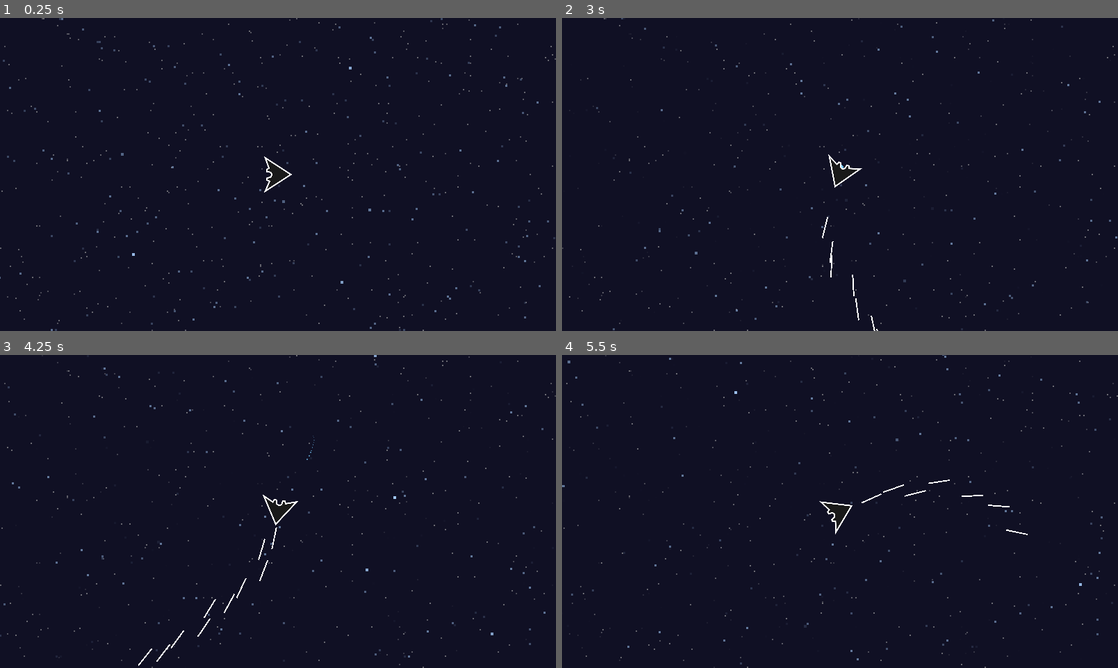
Above: before the commit, frames 1-4 (two rows, left to right).
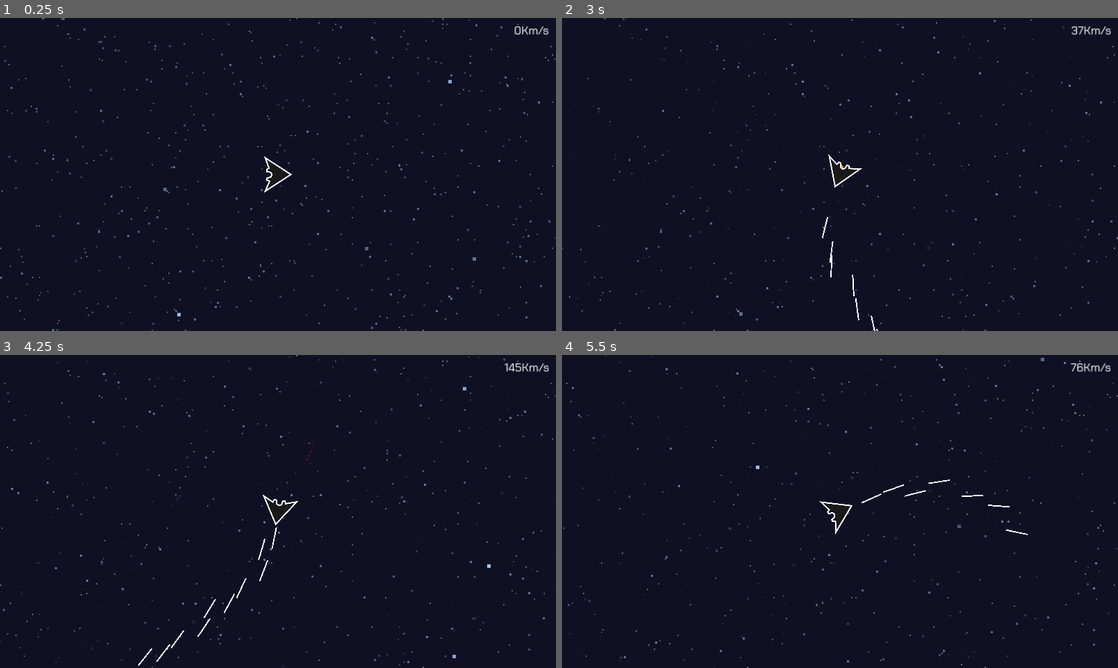
Above: after the commit, the same moments.

Repository: JoeZlonicky/asteroid-miner-prototype
Game: Godot game, scene res://game/game.tscn
Two runs of this game, one before a commit and one after it. Both use one fixed random seed, a clock stepped at 60 frames per second and the inputs below.
Inputs:
- Up to frame 1 (0.25 s): no input
- Up to frame 2 (3 s): hold D (turn_right) 0.53-1.28 s; hold Space (shoot) 0.53-1.28 s; hold S (slow_down) 1.28-2.03 s; tap Space (shoot) at 1.35, 2.85 s; hold D (turn_right) 2.03-2.78 s; hold Space (shoot) 2.03-2.78 s; hold W (move_forward) from 2.78 s (still down)
- Up to frame 3 (4.25 s): release W (move_forward) at 3.53 s; hold A (turn_left) from 3.53 s (still down); hold Space (shoot) from 3.53 s (still down)
- Up to frame 4 (5.5 s): release Space (shoot) at 4.28 s; tap Space (shoot) at 4.35 s; release A (turn_left) at 5.03 s; hold S (slow_down) from 5.03 s (still down); hold Space (shoot) from 5.03 s (still down)

The runs differ from the first frame. In frame 1, 0.7% of the frame differs, in the area x 0-100%, y 0-100%; in frame 2, 0.4%; in frame 3, 0.6%; in frame 4, 0.6%.

Commit message:
Added basic HUD

Diff:
--- a/data/equipment/thrusters/thrusters.tscn
+++ b/data/equipment/thrusters/thrusters.tscn
@@ -5,7 +5,8 @@
 [ext_resource type="Texture2D" uid="uid://b3571hwejk632" path="res://assets/images/circle.svg" id="3_wunpd"]
 
 [sub_resource type="Gradient" id="Gradient_vcqdl"]
-colors = PackedColorArray(1, 1, 1, 1, 1, 1, 1, 0)
+offsets = PackedFloat32Array(0, 0.478395, 1)
+colors = PackedColorArray(1, 0.636866, 0.0738726, 1, 0.792177, 0, 0.290383, 0.506173, 0.952941, 0, 0.243137, 0.372549)
 
 [sub_resource type="GradientTexture1D" id="GradientTexture1D_w5tbn"]
 gradient = SubResource("Gradient_vcqdl")
@@ -25,7 +26,6 @@
 scale_min = 0.07
 scale_max = 0.07
 scale_curve = SubResource("CurveTexture_n4722")
-color = Color(0.470588, 0.796078, 1, 1)
 color_ramp = SubResource("GradientTexture1D_w5tbn")
 
 [node name="Thrusters" instance=ExtResource("1_01m3c")]
--- a/game/background/background.gd
+++ b/game/background/background.gd
@@ -1,8 +1,8 @@
 extends CanvasLayer
 
 
-const FAR_PARALLAX: float = 0.1
-const CLOSE_PARALLAX: float = 0.5
+const FAR_PARALLAX: float = 0.05
+const CLOSE_PARALLAX: float = 0.3
 
 @export var camera: Camera2D = null
 
--- a/game/background/background.tscn
+++ b/game/background/background.tscn
@@ -25,7 +25,7 @@
 shader = ExtResource("1_y1l0r")
 shader_parameter/bg_color = Color(0.0627451, 0.0627451, 0.141176, 0)
 shader_parameter/star_color = Color(0.658824, 0.815686, 1, 1)
-shader_parameter/star_size = 4.0
+shader_parameter/star_size = 5.0
 shader_parameter/star_density = 0.145
 shader_parameter/star_twinkle_speed = 5.0
 shader_parameter/camera_offset = null
--- a/game/game.gd
+++ b/game/game.gd
@@ -1,5 +1,13 @@
 extends Node2D
+
+
+@onready var player: CharacterBody2D = $Player
+@onready var speed_label: Label = $HUD/SpeedLabel
 
 
 func _ready() -> void:
 	DisplayServer.window_set_min_size(Vector2(800, 600))
+
+
+func _physics_process(_delta: float) -> void:
+	speed_label.text = str(ceil(player.velocity.length())) + "Km/s"
--- a/game/game.tscn
+++ b/game/game.tscn
@@ -1,7 +1,8 @@
-[gd_scene load_steps=4 format=3 uid="uid://fwlb35x2ys72"]
+[gd_scene load_steps=5 format=3 uid="uid://fwlb35x2ys72"]
 
 [ext_resource type="Script" path="res://game/game.gd" id="1_rx8ei"]
 [ext_resource type="PackedScene" uid="uid://cac3tpqtq4fos" path="res://game/background/background.tscn" id="2_erpy7"]
+[ext_resource type="FontFile" uid="uid://d4ghy2wdms8ms" path="res://assets/fonts/ChakraPetch-Regular.ttf" id="4_26d38"]
 [ext_resource type="PackedScene" uid="uid://bvsf1cud8uuvo" path="res://player/player.tscn" id="5_aldug"]
 
 [node name="Game" type="Node2D"]
@@ -17,3 +18,19 @@
 
 [node name="Camera2D" type="Camera2D" parent="."]
 position = Vector2(51, 3)
+
+[node name="HUD" type="CanvasLayer" parent="."]
+
+[node name="SpeedLabel" type="Label" parent="HUD"]
+anchors_preset = 1
+anchor_left = 1.0
+anchor_right = 1.0
+offset_left = -153.0
+offset_top = 10.0
+offset_right = -14.0
+offset_bottom = 58.0
+grow_horizontal = 0
+theme_override_fonts/font = ExtResource("4_26d38")
+theme_override_font_sizes/font_size = 24
+text = "300KM/S"
+horizontal_alignment = 2
Binary file added: assets/fonts/ChakraPetch-Regular.ttf
Not shown, added: assets/fonts/ChakraPetch-Regular.ttf.import
Not shown, changed: export_presets.cfg
